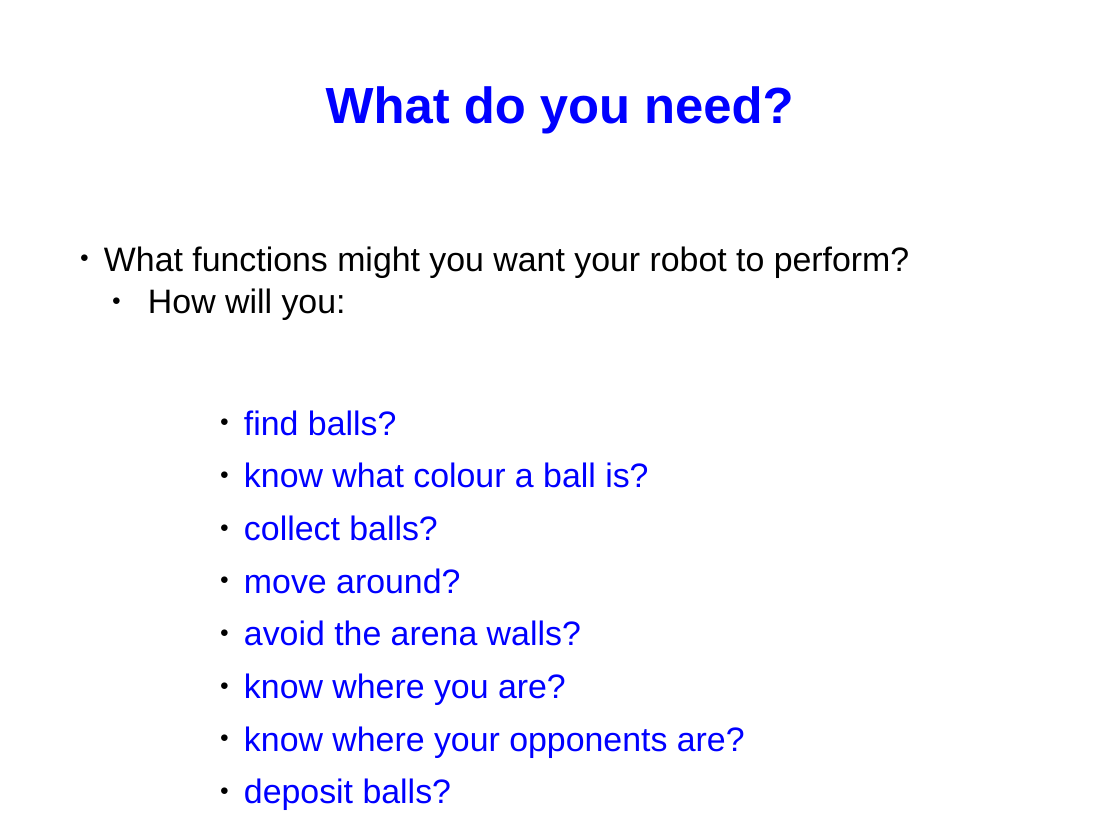
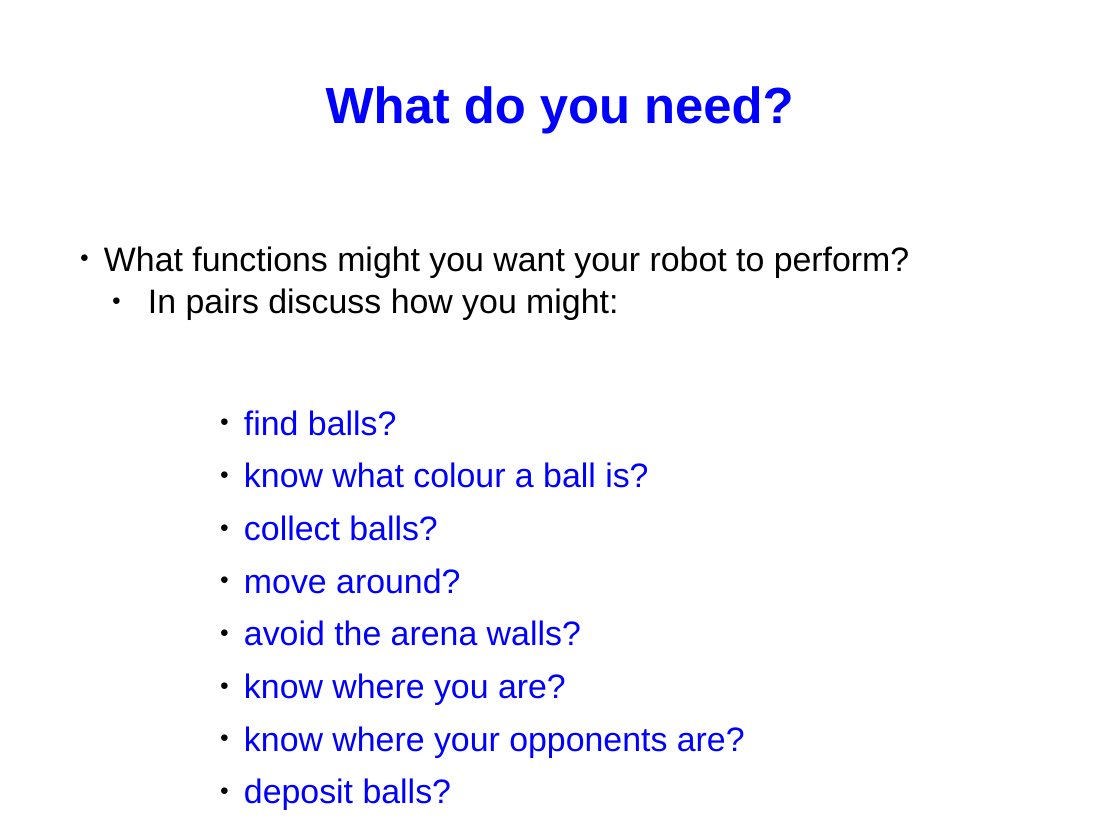
Before and after one commit to srobo/subversion-archive, a slide deck: slide 2 of KickStart/kickstart-08/presentations/kickstart-elec-presentation.odp. Drawn at 1120x840 pixels with LibreOffice and Linux fonts; fonts in the diff are those of the drawing. Boxes give left, top, right and bottom in pixels: in the first picture for what was removed or moved away, otherwise in the second. Text is boxed around its words. In the diff, an @@ line names an element or a change of style, - is before the commit and + after.

```diff
--- a/KickStart/kickstart-08/presentations/kickstart-elec-presentation.odp
+++ b/KickStart/kickstart-08/presentations/kickstart-elec-presentation.odp
@@ text at (148,288,618,320): text changed @@
-● How will you:
+● In pairs discuss how you might:
```
Also in this commit, not shown: 1 other slide changed, 3 slides added, 1 slide removed.
